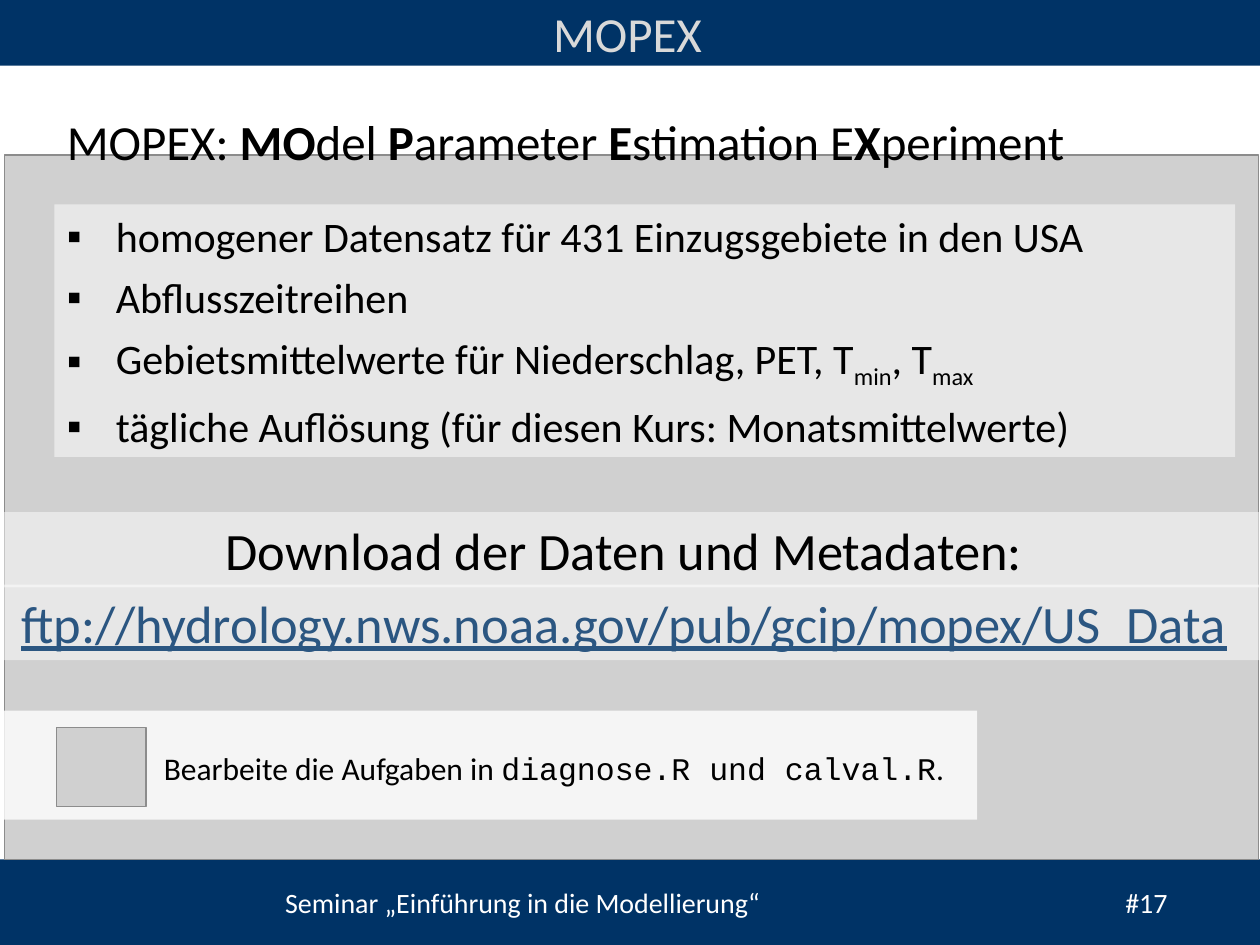
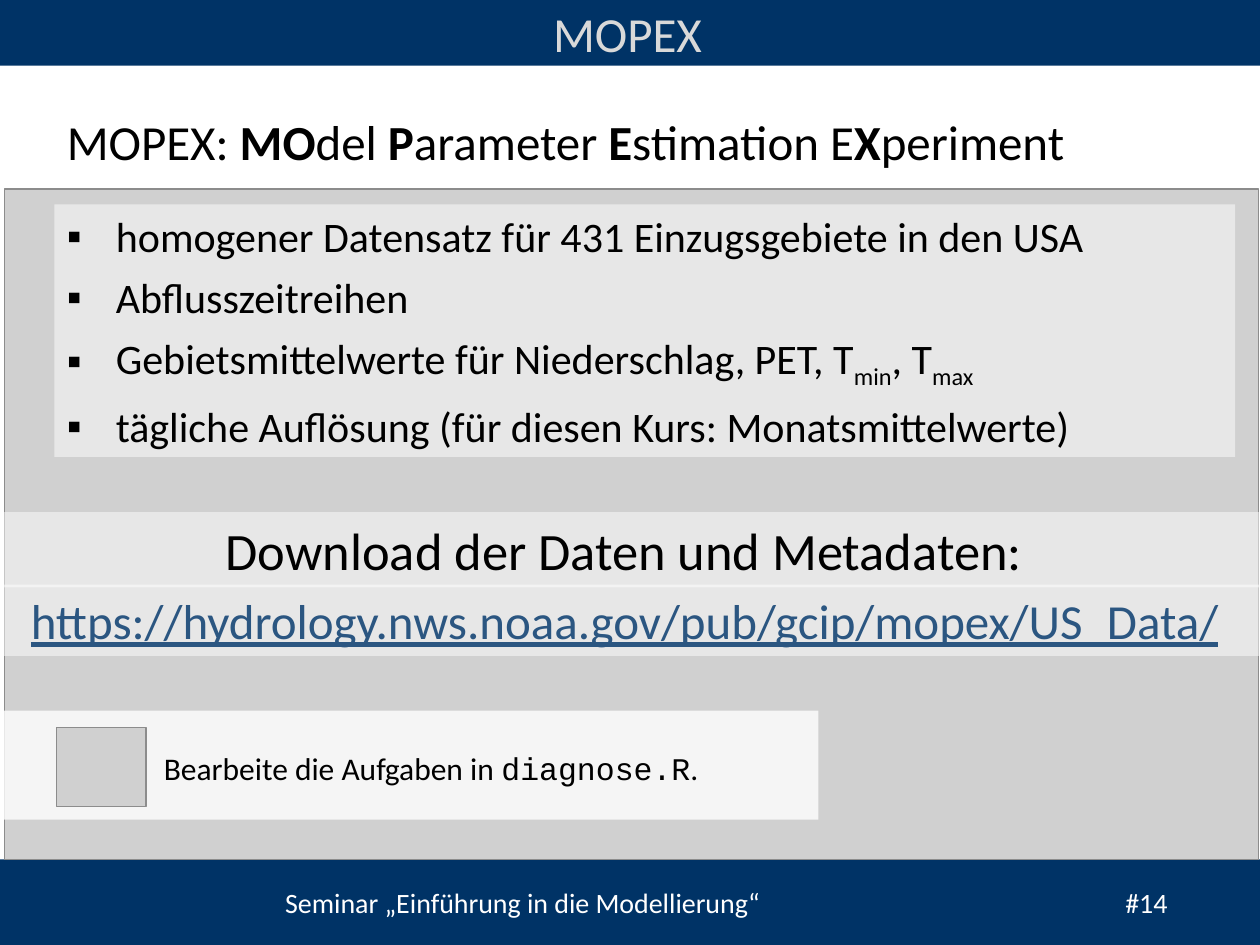
Before and after one commit to heistermann/Einf_Modellierung, a slide deck: slide 14 of Termin_7/folien/UebungModellierung#7.odp (slide 17 before the commit). Drawn at 1260x945 pixels with LibreOffice and Linux fonts; fonts in the diff are those of the drawing; grey boxes stand for pictures; background and template pictures are left out. Boxes give left, top, right and bottom in pixels: in the first picture for what was removed or moved away, otherwise in the second. Text is boxed around its words. In the diff, an @@ line names an element or a change of style, - is before the commit and + after.

```diff
--- a/Termin_7/folien/UebungModellierung#7.odp
+++ b/Termin_7/folien/UebungModellierung#7.odp
@@ picture: place and size @@
-picture at box(5, 155, 1259, 859)
+picture at box(5, 189, 1259, 859)
@@ rectangle "https://hydrology.nws.noaa.gov/pub/gcip/mopex/US_Data/": place and size @@
-rectangle "https://hydrology.nws.noaa.gov/pub/gcip/mopex/US_Data/" at box(0, 585, 1260, 660)
+rectangle "https://hydrology.nws.noaa.gov/pub/gcip/mopex/US_Data/" at box(0, 585, 1260, 656)
@@ text in rectangle at box(31, 605, 1219, 648): text changed; size 30 to 28 pt @@
-ftp://hydrology.nws.noaa.gov/pub/gcip/mopex/US_Data
+https://hydrology.nws.noaa.gov/pub/gcip/mopex/US_Data/
@@ rectangle: place and size @@
-rectangle at box(0, 711, 978, 820)
+rectangle at box(0, 711, 819, 820)
@@ text at box(164, 757, 698, 787): text changed @@
-Bearbeite die Aufgaben in diagnose.R und calval.R.
+Bearbeite die Aufgaben in diagnose.R.
@@ text at box(285, 893, 1167, 918): text changed @@
-Seminar „Einführung in die Modellierung“ #17
+Seminar „Einführung in die Modellierung“ #14
```
Also in this commit, not shown: 5 other slides changed, 3 slides removed, 21 other files.
